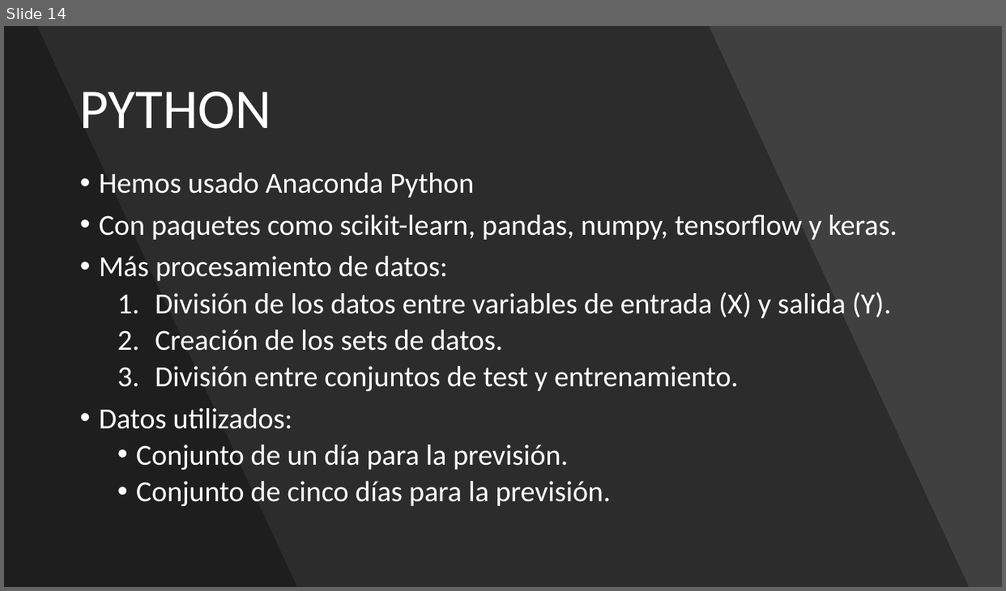
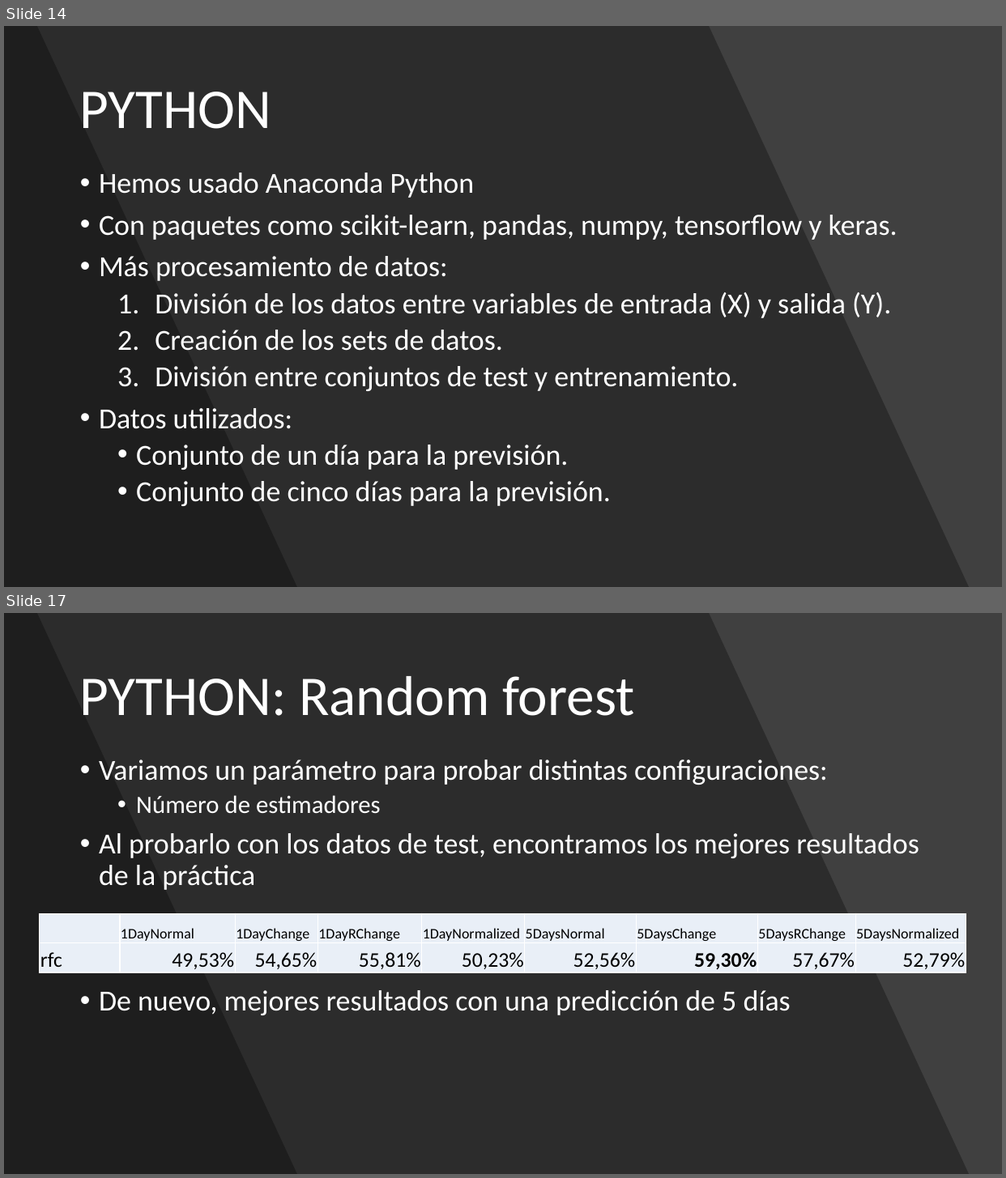
Before and after one commit to adrigrillo/IBEXPredictor, a slide deck: docs/PresentacionFinal.pptx. Shown one above the other, each under a label of ours: slide 14 before the commit, slides 14 and 17 after it; the slides between them are not shown. The pictures are 1006x591 and 1006x1178 pixels, drawn with LibreOffice and Linux fonts; fonts in the diff are those of the drawing. Boxes give left, top, right and bottom in pixels: in the first picture for what was removed or moved away, otherwise in the second. Text is boxed around its words. In the diff, an @@ line names an element or a change of style, - is before the commit and + after.

Commit message:
añadida parte de knn, random forest etc a la presentación

```diff
--- a/docs/PresentacionFinal.pptx
+++ b/docs/PresentacionFinal.pptx
@@ slide 17 added at box(4, 613, 1002, 1174), background #000000 @@
@@ rectangle added at box(4, 613, 1002, 1174), fill #404040 @@
@@ freeform shape added at box(4, 613, 969, 1174), fill #000000 at 30% opacity @@
@@ freeform shape added at box(4, 613, 297, 1174), fill #000000 at 30% opacity @@
@@ title added at box(79, 676, 634, 716), 54 pt, text #FFFFFF @@
+PYTHON: Random forest
@@ text added at box(99, 760, 919, 1016), 28 pt, text #FFFFFF @@
+• Variamos un parámetro para probar distintas configuraciones:
+  • Número de estimadores
+• Al probarlo con los datos de test, encontramos los mejores resultados de la práctica
+• De nuevo, mejores resultados con una predicción de 5 días
@@ table added at box(40, 914, 966, 973), 2 rows, 9 columns @@
+ | 1DayNormal | 1DayChange | 1DayRChange | 1DayNormalized | 5DaysNormal | 5DaysChange | 5DaysRChange | 5DaysNormalized
+rfc | 49,53% | 54,65% | 55,81% | 50,23% | 52,56% | 59,30% | 57,67% | 52,79%
```
Also in this commit, not shown: 1 slide changed, 2 other slides added.
